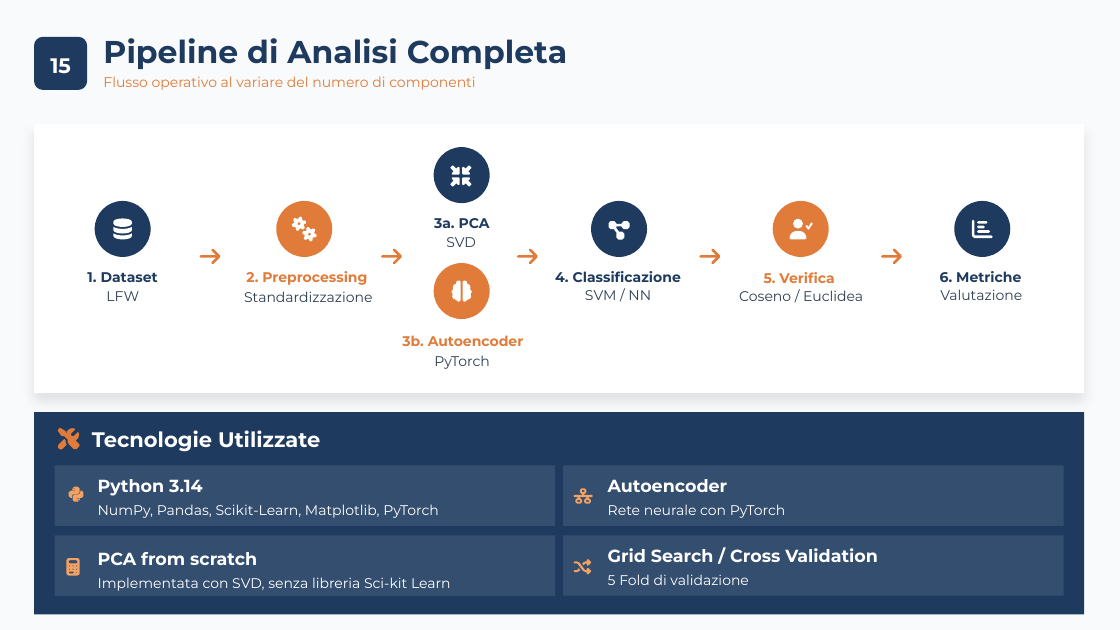
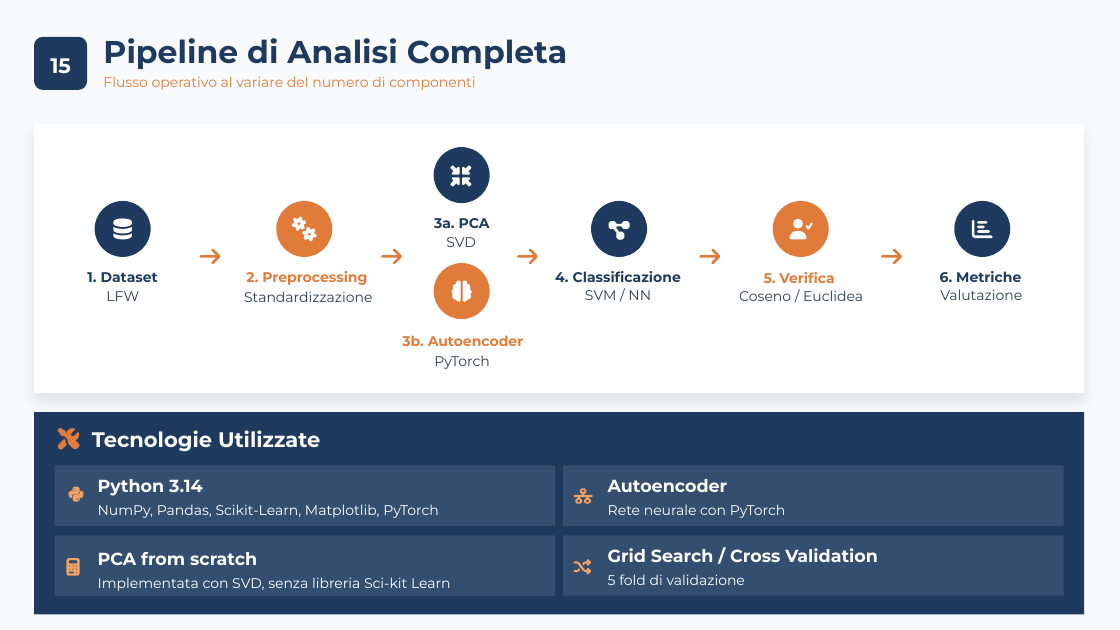
Before and after one commit to carrieroroberto/face-recognition-dimensionality-reduction, a slide deck: slide 17 of results/presentation/Carriero, Leone - Analisi Comparativa per Riduzione Dimensionale, Approccio Lineare e Non-Lineare per Riconoscimento e Verifica Facciale.pptx. Drawn at 1120x630 pixels with LibreOffice and Linux fonts; fonts in the diff are those of the drawing. Boxes give left, top, right and bottom in pixels: in the first picture for what was removed or moved away, otherwise in the second. Text is boxed around its words. In the diff, an @@ line names an element or a change of style, - is before the commit and + after.

```diff
--- a/results/presentation/Carriero, Leone - Analisi Comparativa per Riduzione Dimensionale, Approccio Lineare e Non-Lineare per Riconoscimento e Verifica Facciale.pptx
+++ b/results/presentation/Carriero, Leone - Analisi Comparativa per Riduzione Dimensionale, Approccio Lineare e Non-Lineare per Riconoscimento e Verifica Facciale.pptx
@@ text at (608,574,745,585): text changed @@
-5 Fold di validazione
+5 fold di validazione
```
Also in this commit, not shown: 19 other slides changed, 2 other files.
